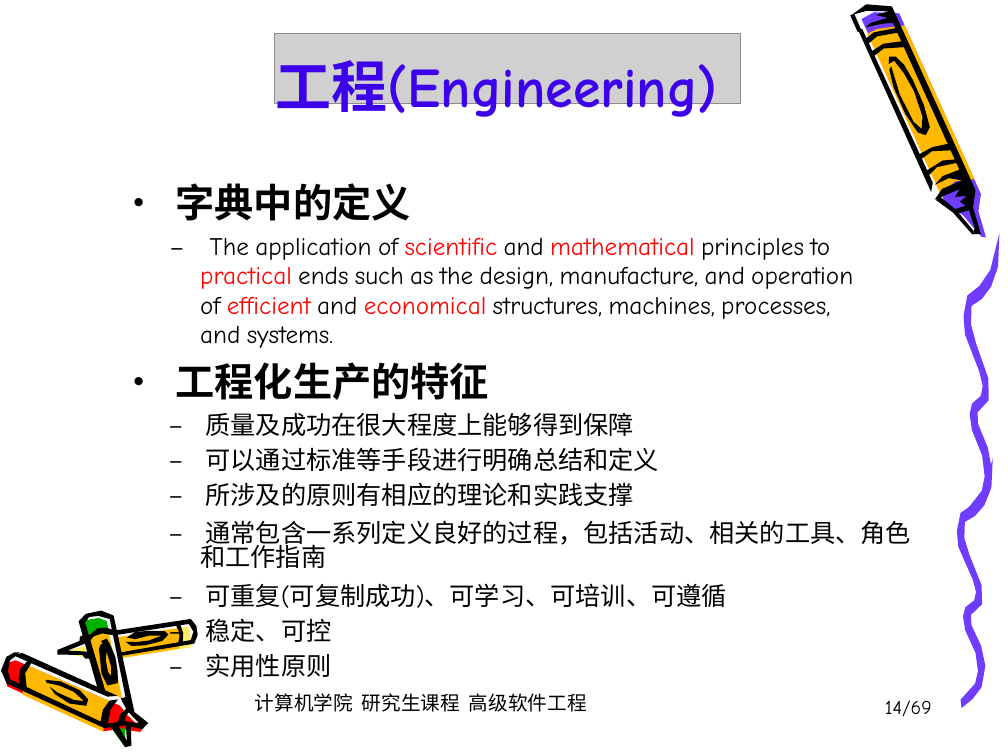
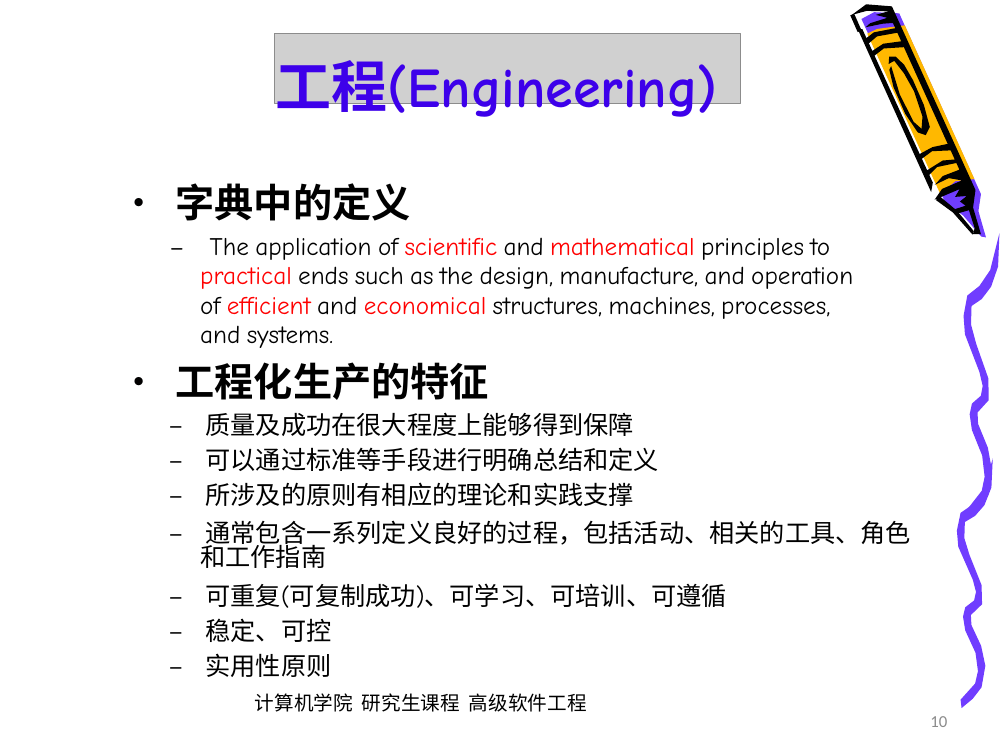
Before and after one commit to lihongweimail/lihongweimail.github.io, a slide deck: slide 10 of resources/coursePPT/AdvanceSoftwareEngineering/1-软件工程概述.pptx (slide 14 before the commit). Drawn at 1008x756 pixels with LibreOffice and Linux fonts; fonts in the diff are those of the drawing; grey boxes stand for pictures. Boxes give left, top, right and bottom in pixels: in the first picture for what was removed or moved away, otherwise in the second. Text is boxed around its words. In the diff, an @@ line names an element or a change of style, - is before the commit and + after.

```diff
--- a/resources/coursePPT/AdvanceSoftwareEngineering/1-软件工程概述.pptx
+++ b/resources/coursePPT/AdvanceSoftwareEngineering/1-软件工程概述.pptx
@@ freeform shape removed at (x1=4, y1=613, x2=195, y2=727) @@
@@ freeform shape removed at (x1=79, y1=611, x2=135, y2=715) @@
@@ freeform shape removed at (x1=85, y1=618, x2=108, y2=639) @@
@@ freeform shape removed at (x1=88, y1=628, x2=115, y2=643) @@
@@ freeform shape removed at (x1=115, y1=619, x2=198, y2=656) @@
@@ freeform shape removed at (x1=117, y1=628, x2=180, y2=658) @@
@@ freeform shape removed at (x1=175, y1=623, x2=182, y2=643) @@
@@ freeform shape removed at (x1=179, y1=627, x2=192, y2=649) @@
@@ freeform shape removed at (x1=1, y1=652, x2=148, y2=729) @@
@@ freeform shape removed at (x1=13, y1=653, x2=117, y2=697) @@
@@ freeform shape removed at (x1=18, y1=659, x2=32, y2=688) @@
@@ freeform shape removed at (x1=57, y1=635, x2=92, y2=658) @@
@@ freeform shape removed at (x1=60, y1=646, x2=88, y2=658) @@
@@ freeform shape removed at (x1=89, y1=631, x2=123, y2=699) @@
@@ freeform shape removed at (x1=99, y1=644, x2=117, y2=685) @@
@@ freeform shape removed at (x1=101, y1=639, x2=118, y2=683) @@
@@ freeform shape removed at (x1=126, y1=631, x2=169, y2=646) @@
@@ freeform shape removed at (x1=4, y1=660, x2=143, y2=732) @@
@@ freeform shape removed at (x1=22, y1=666, x2=114, y2=732) @@
@@ freeform shape removed at (x1=45, y1=679, x2=88, y2=706) @@
@@ freeform shape removed at (x1=117, y1=709, x2=130, y2=724) @@
@@ text removed at (x1=885, y1=700, x2=932, y2=717) @@
-14/69
@@ page number added at (x1=930, y1=716, x2=947, y2=727), 12 pt, text #8C8C8C @@
+10
@@ freeform shape removed at (x1=111, y1=724, x2=131, y2=747) @@
@@ freeform shape removed at (x1=112, y1=729, x2=125, y2=748) @@
```
Also in this commit, not shown: 69 other slides changed, 2 slides added, 4 slides removed, 11 other files.
